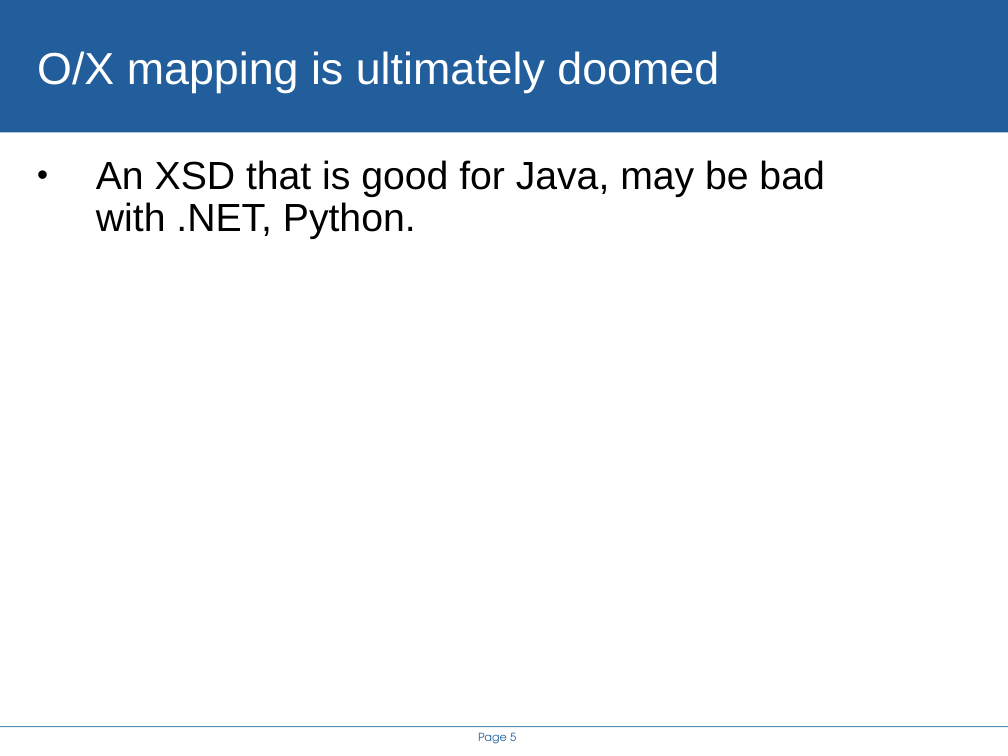
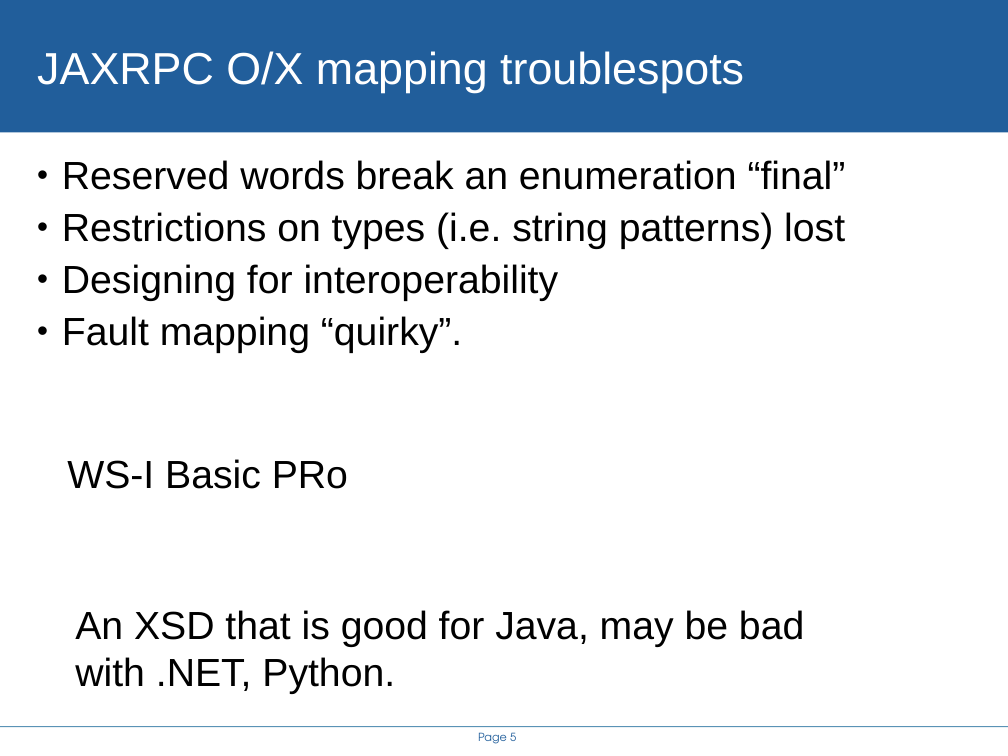
Before and after one commit to steveloughran/smartfrog, a slide deck: slide 5 of projects/alpine/doc/icws2005/rethinking_the_java_SOAP_stack.ppt. Drawn at 1008x756 pixels with LibreOffice and Linux fonts; fonts in the diff are those of the drawing; background and template pictures are left out. Boxes give left, top, right and bottom in pixels: in the first picture for what was removed or moved away, otherwise in the second. Text is boxed around its words. In the diff, an @@ line names an element or a change of style, - is before the commit and + after.

Commit message:
faulting

```diff
--- a/projects/alpine/doc/icws2005/rethinking_the_java_SOAP_stack.ppt
+++ b/projects/alpine/doc/icws2005/rethinking_the_java_SOAP_stack.ppt
@@ title at (x1=37, y1=51, x2=744, y2=93): text changed @@
-O/X mapping is ultimately doomed
+JAXRPC O/X mapping troublespots
@@ text added at (x1=62, y1=160, x2=846, y2=353), 28 pt, text #000000 @@
+• Reserved words break an enumeration “final”
+• Restrictions on types (i.e. string patterns) lost
+• Designing for interoperability
+• Fault mapping “quirky”.
@@ text added at (x1=67, y1=459, x2=348, y2=489), 28 pt, text #000000 @@
+WS-I Basic PRo
@@ text "An XSD that is good ..." moved from (x1=96, y1=160, x2=824, y2=239) to (x1=75, y1=610, x2=804, y2=694) @@
@@ text "An XSD that is good ..." at (x1=75, y1=610, x2=804, y2=694): bullet • to none; line spacing 0.9 to 1; more space between paragraphs @@
```
Also in this commit, not shown: 8 other slides changed, 6 slides added, 2 slides removed, 14 other files.
